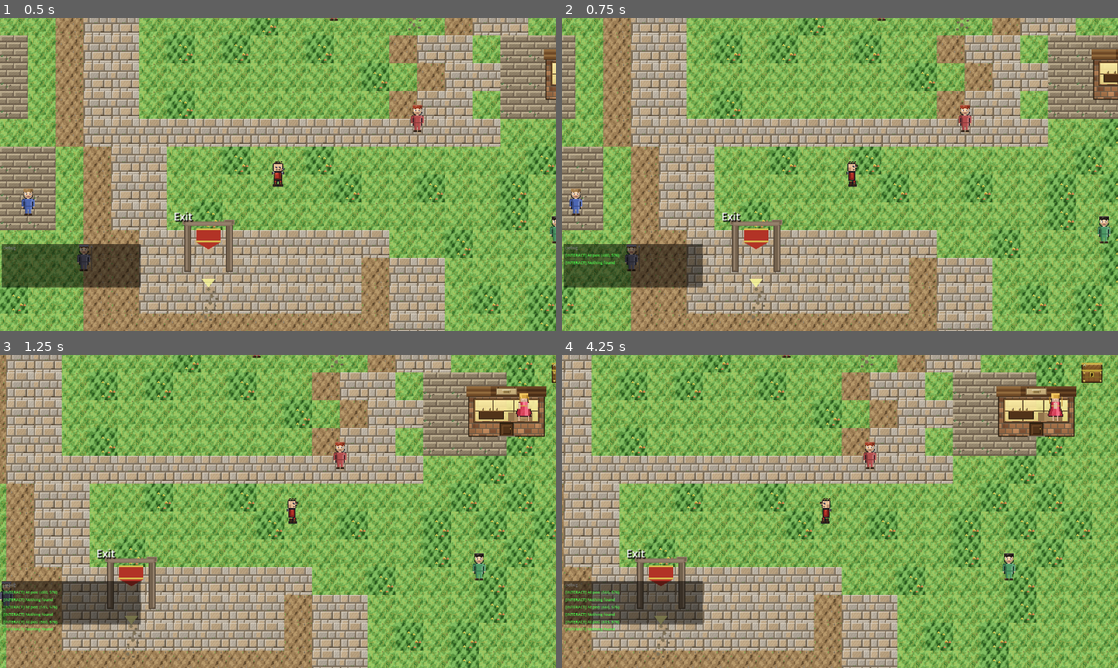
Above: before the commit, frames 1-4 (two rows, left to right).
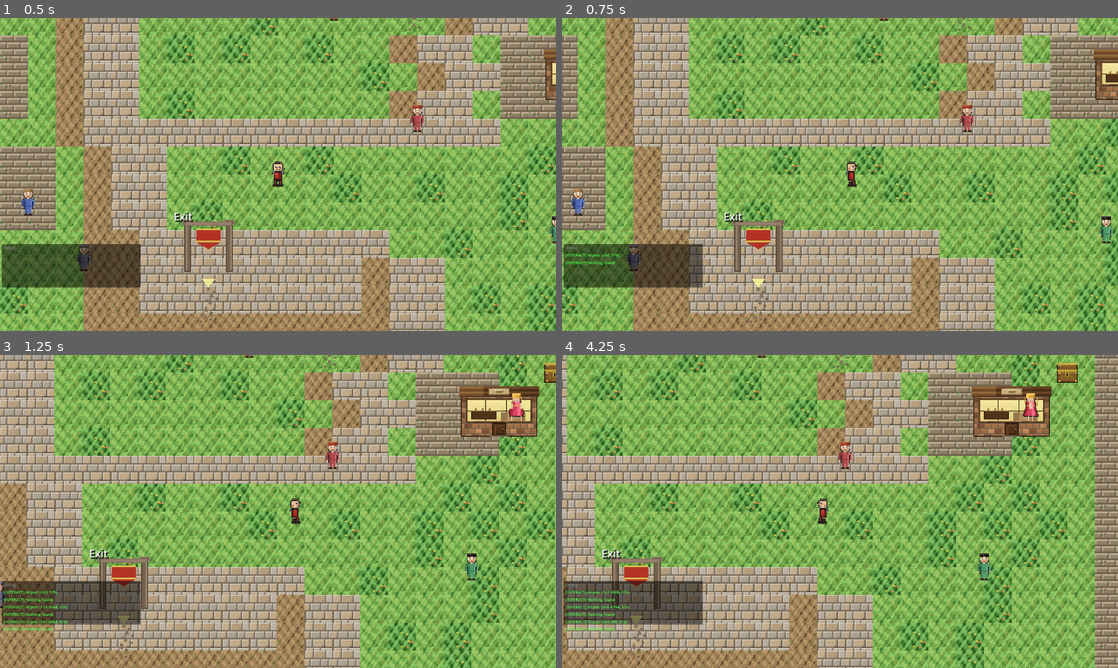
Above: after the commit, the same moments.

Repository: struktured-labs/cowardly-irregular
Game: Godot game, scene res://src/maps/villages/HarmoniaVillage.tscn
The game is run twice, just before and just after one commit, with the same random seed, the same clock (stepped at 60 frames per second) and the same inputs. This scene is started directly instead of the project's main scene.
Inputs (mouse positions are in pixels of both pictures, inside the frame that each line leads up to):
- Up to frame 1 (0.5 s): no input
- Up to frame 2 (0.75 s): tap Enter at 0.5 s; move the mouse to (962, 158) at 0.52 s; hold Right (ui_right) from 0.53 s (still down); hold R (battle_advance) from 0.53 s (still down); click (962, 158) at 0.67 s
- Up to frame 3 (1.25 s): keep holding Right (ui_right); keep holding R (battle_advance); tap Z (ui_accept) at 0.77, 1.07 s
- Up to frame 4 (4.25 s): release Right (ui_right) at 1.25 s; release R (battle_advance) at 1.25 s; drag from (728, 527) to (695, 608) at 1.27 s; move the mouse to (895, 442) at 2.02 s; hold Right (ui_right) 2.03-2.75 s; hold Tab (battle_toggle_auto) 2.03-2.75 s; drag from (812, 574) to (1006, 426) at 2.77 s; move the mouse to (1006, 558) at 3.52 s; hold Left (ui_left) from 3.53 s (still down); tap E (camera_rotate_right) at 3.6 s; tap Z (ui_accept) at 3.77, 4.07 s

Frame 1 is identical in both runs. In frame 2, 46% of the frame differs, in the area x 0-100%, y 0-100%; in frame 3, 56%; in frame 4, 63%.

Commit message:
fix: movement stuck on vertical + slippery feel
Three changes:

1. safe_margin = 1.0 — prevents player from getting caught on tile
   collision seams. Adjacent tile edges create invisible "lips" that
   catch the small circle collider. Larger margin pushes through.

2. Fast lerp instead of instant velocity — velocity.lerp(target, 15*dt)
   reaches 90% speed in ~0.15s. Feels confident and smooth instead of
   jittery/instant. Quick deceleration at 20*dt (~0.1s to stop).

3. move_speed 150→180 — compensates for Mode 7 horizontal compression
   so movement feels equal in all directions visually.

Co-Authored-By: Claude Opus 4.6 (1M context) <noreply@anthropic.com>

Diff:
--- a/src/exploration/OverworldPlayer.gd
+++ b/src/exploration/OverworldPlayer.gd
@@ -9,7 +9,7 @@
 signal menu_requested()
 
 ## Movement configuration
-@export var move_speed: float = 150.0
+@export var move_speed: float = 180.0  # Slightly faster to compensate for Mode 7 perspective compression
 
 ## Direction enum
 enum Direction { DOWN, UP, LEFT, RIGHT }
@@ -208,6 +208,7 @@
 	# (default GROUNDED mode is for platformers and causes stuck-on-edges)
 	motion_mode = CharacterBody2D.MOTION_MODE_FLOATING
 	wall_min_slide_angle = 0.0  # Always allow wall sliding, even head-on
+	safe_margin = 1.0  # Prevents getting stuck on tile collision seams
 	_setup_sprite()
 	_generate_all_sprites()
 	_update_sprite()
@@ -266,7 +267,9 @@
 
 	if input_dir != Vector2.ZERO:
 		input_dir = input_dir.normalized()
-		velocity = input_dir * move_speed
+		# Fast lerp — reaches 90% speed in ~0.15s. Feels confident, not jittery.
+		var target_vel = input_dir * move_speed
+		velocity = velocity.lerp(target_vel, 15.0 * delta)
 		is_moving = true
 
 		if abs(input_dir.x) > abs(input_dir.y):
@@ -274,8 +277,9 @@
 		else:
 			current_direction = Direction.UP if input_dir.y < 0 else Direction.DOWN
 	else:
-		velocity = Vector2.ZERO
-		is_moving = false
+		# Quick deceleration — stops in ~0.1s
+		velocity = velocity.lerp(Vector2.ZERO, 20.0 * delta)
+		is_moving = velocity.length() > 5.0
 
 	# Track distance for step counting
 	var old_pos = position
